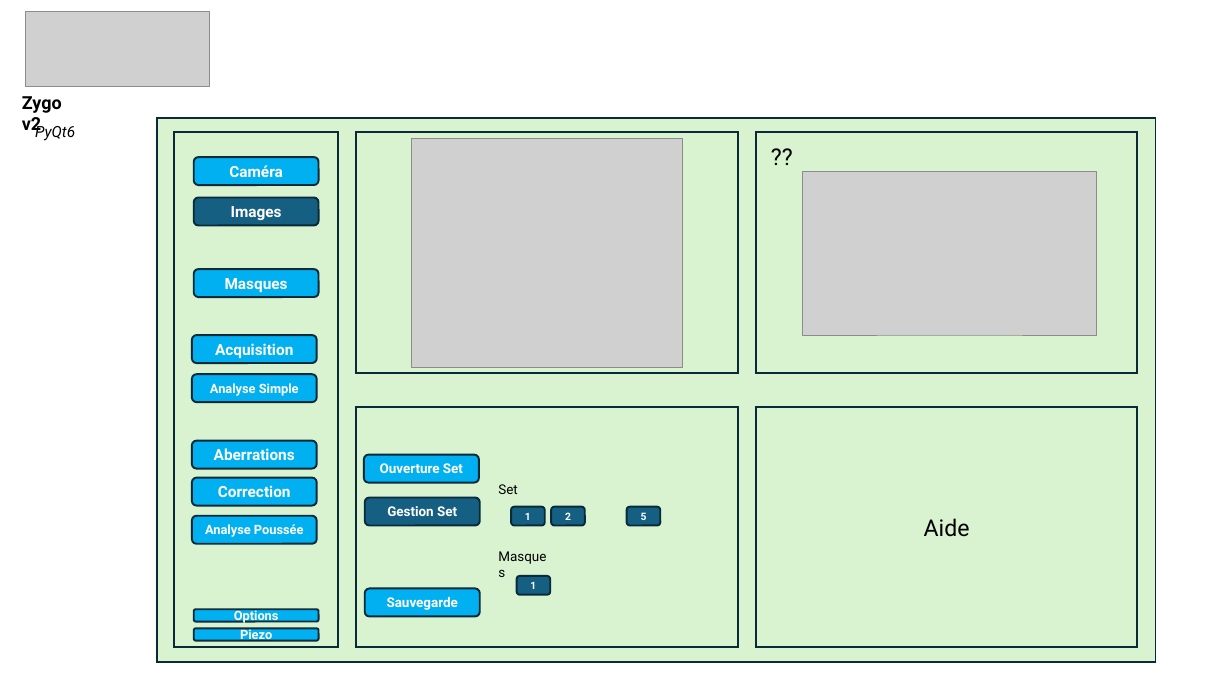
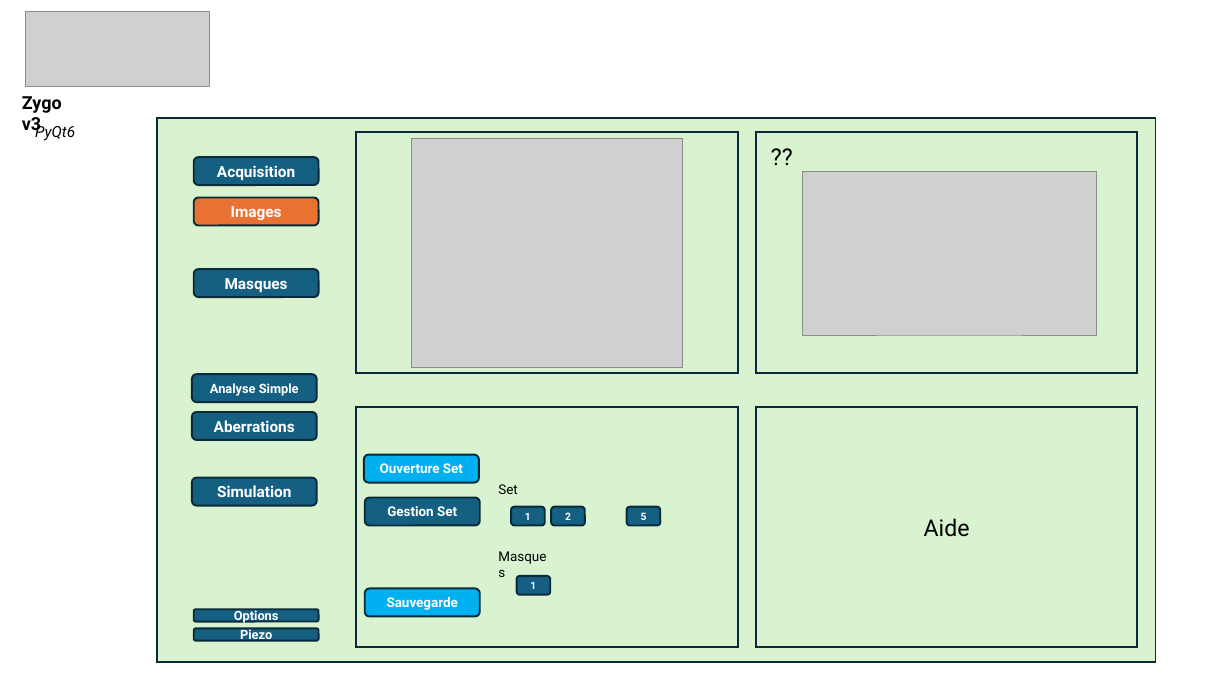
Before and after one commit to IOGS-LEnsE-ressources/camera-gui, a slide deck: slide 4 of applis/Zygo-labwork_v3/docs/Zygo_Appli.pptx (slide 3 before the commit). Drawn at 1232x693 pixels with LibreOffice and Linux fonts; fonts in the diff are those of the drawing; grey boxes stand for pictures. Boxes give left, top, right and bottom in pixels: in the first picture for what was removed or moved away, otherwise in the second. Text is boxed around its words. In the diff, an @@ line names an element or a change of style, - is before the commit and + after.

Commit message:
Update Zygo Gui v3 / Adding main menu and options for displaying main menu

```diff
--- a/applis/Zygo-labwork_v3/docs/Zygo_Appli.pptx
+++ b/applis/Zygo-labwork_v3/docs/Zygo_Appli.pptx
@@ text at (x1=22, y1=96, x2=62, y2=136): text changed @@
-Zygo v2
+Zygo v3
@@ rectangle removed at (x1=175, y1=132, x2=338, y2=648) @@
@@ rounded rectangle "Acquisition" moved from (x1=192, y1=335, x2=317, y2=363) to (x1=194, y1=157, x2=319, y2=185) @@
@@ rounded rectangle removed at (x1=194, y1=157, x2=319, y2=185) @@
-Caméra
@@ rounded rectangle "Images" at (x1=194, y1=198, x2=319, y2=226): fill #156082 to #E97132 @@
@@ rounded rectangle "Aberrations" moved from (x1=192, y1=441, x2=317, y2=469) to (x1=192, y1=412, x2=317, y2=440) @@
@@ fill #00B0F0 to #156082 in 7 elements at (x1=194, y1=269, x2=319, y2=297), (x1=192, y1=374, x2=317, y2=402), (x1=194, y1=609, x2=319, y2=621), (x1=194, y1=628, x2=319, y2=640), (x1=192, y1=412, x2=317, y2=440), (x1=194, y1=157, x2=319, y2=185), (x1=192, y1=478, x2=317, y2=506) @@
@@ text in rounded rectangle at (x1=217, y1=485, x2=291, y2=497): text changed @@
-Correction
+Simulation
@@ rounded rectangle removed at (x1=192, y1=516, x2=317, y2=543) @@
-Analyse Poussée
```
Also in this commit, not shown: 9 other slides changed, 4 slides added, 2 slides removed, 12 other files.
